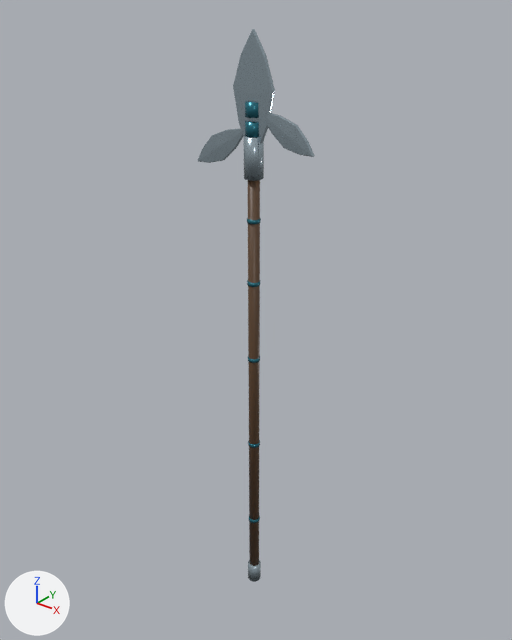
Two versions of the FBX model assets-source/original-models/elven-branched-spear/elven-branched-spear.fbx, one commit apart.
Both versions are drawn from a 50 mm lens placed at (1.91, -2.37, 2.2), pointed at (-0.07, 0.1, 0.67). Arrows for +X, +Y and +Z are at lower left; the lights stay in place. The picture after the commit comes second. Where no turn or scale is listed for an object, it has been applied to the vertices.

The scene before the commit, as lines of its bpy script (objects in view):
```python
ob_elvenbranchedspearbranchleftlow = bpy.data.objects.new('ElvenBranchedSpearBranchLeftLow', me_elvenbranchedspearbranchleftlowmesh_001)
ob_elvenbranchedspearbranchleftlow.location = (-0.03, 0.0, 1.62)
ob_elvenbranchedspearbranchrighthigh = bpy.data.objects.new('ElvenBranchedSpearBranchRightHigh', me_elvenbranchedspearbranchrighthighmesh_001)
ob_elvenbranchedspearbranchrighthigh.location = (0.03, 0.0, 1.7)
ob_elvenbranchedspearbranchrighthighcollar = bpy.data.objects.new('ElvenBranchedSpearBranchRightHighCollar', me_cylinder_009)
ob_elvenbranchedspearbranchrighthighcollar.location = (0.0, 0.0, 1.7)
ob_elvenbranchedspearbuttcap = bpy.data.objects.new('ElvenBranchedSpearButtCap', me_cylinder_001)
ob_elvenbranchedspearbuttcap.location = (0.0, 0.0, -0.86)
ob_elvenbranchedspearcentralleaf = bpy.data.objects.new('ElvenBranchedSpearCentralLeaf', me_elvenbranchedspearcentralleafmesh_001)
ob_elvenbranchedspearcentralleaf.location = (0.0, 0.0, 1.47)
ob_elvenbranchedspearheadcollar = bpy.data.objects.new('ElvenBranchedSpearHeadCollar', me_cylinder_002)
ob_elvenbranchedspearheadcollar.location = (0.0, 0.0, 1.5)
ob_elvenbranchedspearinlayband04 = bpy.data.objects.new('ElvenBranchedSpearInlayBand04', me_cylinder_007)
ob_elvenbranchedspearinlayband04.location = (0.0, 0.0, 1.22)
ob_elvenbranchedspearshaft = bpy.data.objects.new('ElvenBranchedSpearShaft', me_cylinder)
ob_elvenbranchedspearshaft.location = (0.0, 0.0, 0.37)
```
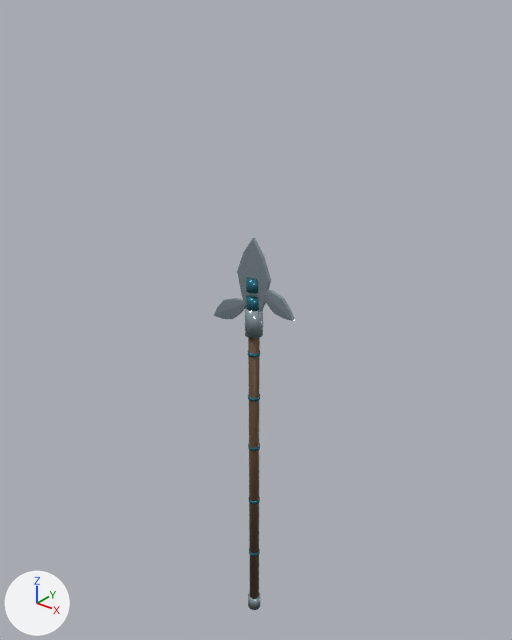
Where the change shows, as pixel boxes [x1, y1, x2, y2] in the pictures (512 x 640 px):
'ElvenBranchedSpearShaft', moved, rescaled: before [248, 180, 260, 566]; after [248, 338, 260, 599]
'ElvenBranchedSpearCentralLeaf', moved, rescaled (19% narrower, 34% shorter): before [233, 29, 275, 144]; after [237, 237, 271, 312]
'ElvenBranchedSpearBranchRightHigh', reshaped, moved (35% narrower, 29% shorter): before [267, 113, 315, 157]; after [264, 290, 295, 321]
'ElvenBranchedSpearBranchLeftLow', reshaped, moved (28% narrower, 39% shorter): before [198, 128, 243, 163]; after [214, 298, 246, 319]
'ElvenBranchedSpearHeadCollar', moved: before [244, 135, 264, 181]; after [245, 307, 263, 339]
'ElvenBranchedSpearBranchLeftLowCollar', moved: before [245, 121, 259, 138]; after [246, 295, 258, 311]
'ElvenBranchedSpearBranchRightHighCollar', moved: before [245, 101, 258, 118]; after [246, 278, 258, 294]
'ElvenBranchedSpearButtCap', moved: before [248, 560, 261, 582]; after [248, 592, 260, 610]
'ElvenBranchedSpearInlayBand04', moved: before [247, 218, 261, 224]; after [248, 351, 260, 358]

Diff of the bpy script that builds the scene:
```diff
--- a/assets-source/original-models/elven-branched-spear/elven-branched-spear.fbx.py
+++ b/assets-source/original-models/elven-branched-spear/elven-branched-spear.fbx.py
@@ me_elvenbranchedspearbranchrighthighmesh_001 @@
-me_elvenbranchedspearbranchrighthighmesh_001.from_pydata(...)  # 66 vertices, 72 faces; spans x 0.001..0.28, y -0.012..0.012, z -0.155..0.0
+me_elvenbranchedspearbranchrighthighmesh_001.from_pydata(...)  # 82 vertices, 88 faces; spans x 0.001..0.209, y -0.012..0.012, z -0.12..0.0
+# me_elvenbranchedspearbranchrighthighmesh_001 part 1: 58 vertices removed from x 0.003..0.28, y -0.012..0.012, z -0.155..-0.001; 74 vertices added at x 0.002..0.209, y -0.012..0.012, z -0.12..-0.001
 me_elvenbranchedspearbranchrighthighmesh_001.materials.append(mat_elvenbranchedspearmoonsilver)
@@ me_elvenbranchedspearcentralleafmesh_001 @@
-me_elvenbranchedspearcentralleafmesh_001.from_pydata(...)  # 82 vertices, 88 faces; spans x -0.105..0.105, y -0.014..0.014, z 0.002..0.539
+me_elvenbranchedspearcentralleafmesh_001.from_pydata(...)  # 82 vertices, 88 faces; spans x -0.094..0.094, y -0.014..0.014, z 0.002..0.439
+# me_elvenbranchedspearcentralleafmesh_001 part 3: the whole mesh is scaled about the mesh origin by (0.903, 1, 0.813)
 me_elvenbranchedspearcentralleafmesh_001.materials.append(mat_elvenbranchedspearmoonsilver)
@@ me_cylinder @@
-me_cylinder.from_pydata(...)  # 40 vertices, 22 faces; spans x -0.03..0.03, y -0.03..0.03, z -1.17..1.17
+me_cylinder.from_pydata(...)  # 40 vertices, 22 faces; spans x -0.03..0.03, y -0.03..0.03, z -0.94..0.94
+# me_cylinder part 2: the whole mesh is scaled about its middle by (1, 1, 0.8)
 me_cylinder.materials.append(mat_elvenbranchedspearash)
@@ me_elvenbranchedspearbranchleftlowmesh_001 @@
-me_elvenbranchedspearbranchleftlowmesh_001.from_pydata(...)  # 66 vertices, 72 faces; spans x -0.296..-0.001, y -0.012..0.012, z -0.184..-0.001
+me_elvenbranchedspearbranchleftlowmesh_001.from_pydata(...)  # 66 vertices, 72 faces; spans x -0.228..-0.001, y -0.012..0.012, z -0.142..0.0
+# me_elvenbranchedspearbranchleftlowmesh_001 part 4: the whole mesh is multiplied about the mesh origin by the matrix ((0.795, 0.0, -0.043), (0.0, 1.002, 0.0), (-0.043, 0.0, 0.837))
 me_elvenbranchedspearbranchleftlowmesh_001.materials.append(mat_elvenbranchedspearmoonsilver)
@@ ob_elvenbranchedspearbranchrighthigh @@
 ob_elvenbranchedspearbranchrighthigh = bpy.data.objects.new('ElvenBranchedSpearBranchRightHigh', me_elvenbranchedspearbranchrighthighmesh_001)
-ob_elvenbranchedspearbranchrighthigh.location = (0.03, 0.0, 1.7)
+ob_elvenbranchedspearbranchrighthigh.location = (0.024, 0.0, 0.91)
@@ ob_elvenbranchedspearbranchrighthighcollar @@
 ob_elvenbranchedspearbranchrighthighcollar = bpy.data.objects.new('ElvenBranchedSpearBranchRightHighCollar', me_cylinder_009)
-ob_elvenbranchedspearbranchrighthighcollar.location = (0.0, 0.0, 1.7)
+ob_elvenbranchedspearbranchrighthighcollar.location = (0.0, 0.0, 0.91)
@@ ob_elvenbranchedspearinlayband04 @@
 ob_elvenbranchedspearinlayband04 = bpy.data.objects.new('ElvenBranchedSpearInlayBand04', me_cylinder_007)
-ob_elvenbranchedspearinlayband04.location = (0.0, 0.0, 1.22)
+ob_elvenbranchedspearinlayband04.location = (0.0, 0.0, 0.55)
@@ ob_elvenbranchedspearcentralleaf @@
 ob_elvenbranchedspearcentralleaf = bpy.data.objects.new('ElvenBranchedSpearCentralLeaf', me_elvenbranchedspearcentralleafmesh_001)
-ob_elvenbranchedspearcentralleaf.location = (0.0, 0.0, 1.47)
+ob_elvenbranchedspearcentralleaf.location = (0.0, 0.0, 0.7)
@@ ob_elvenbranchedspearheadcollar @@
 ob_elvenbranchedspearheadcollar = bpy.data.objects.new('ElvenBranchedSpearHeadCollar', me_cylinder_002)
-ob_elvenbranchedspearheadcollar.location = (0.0, 0.0, 1.5)
+ob_elvenbranchedspearheadcollar.location = (0.0, 0.0, 0.72)
@@ ob_elvenbranchedspearbranchleftlowcollar @@
 ob_elvenbranchedspearbranchleftlowcollar = bpy.data.objects.new('ElvenBranchedSpearBranchLeftLowCollar', me_cylinder_008)
-ob_elvenbranchedspearbranchleftlowcollar.location = (0.0, 0.0, 1.62)
+ob_elvenbranchedspearbranchleftlowcollar.location = (0.0, 0.0, 0.82)
@@ ob_elvenbranchedspearshaft @@
 ob_elvenbranchedspearshaft = bpy.data.objects.new('ElvenBranchedSpearShaft', me_cylinder)
-ob_elvenbranchedspearshaft.location = (0.0, 0.0, 0.37)
+ob_elvenbranchedspearshaft.location = (0.0, 0.0, -0.16)
@@ ob_elvenbranchedspearbranchleftlow @@
 ob_elvenbranchedspearbranchleftlow = bpy.data.objects.new('ElvenBranchedSpearBranchLeftLow', me_elvenbranchedspearbranchleftlowmesh_001)
-ob_elvenbranchedspearbranchleftlow.location = (-0.03, 0.0, 1.62)
+ob_elvenbranchedspearbranchleftlow.location = (-0.024, 0.0, 0.82)
@@ ob_elvenbranchedspearbuttcap @@
 ob_elvenbranchedspearbuttcap = bpy.data.objects.new('ElvenBranchedSpearButtCap', me_cylinder_001)
-ob_elvenbranchedspearbuttcap.location = (0.0, 0.0, -0.86)
+ob_elvenbranchedspearbuttcap.location = (0.0, 0.0, -1.1)
```
